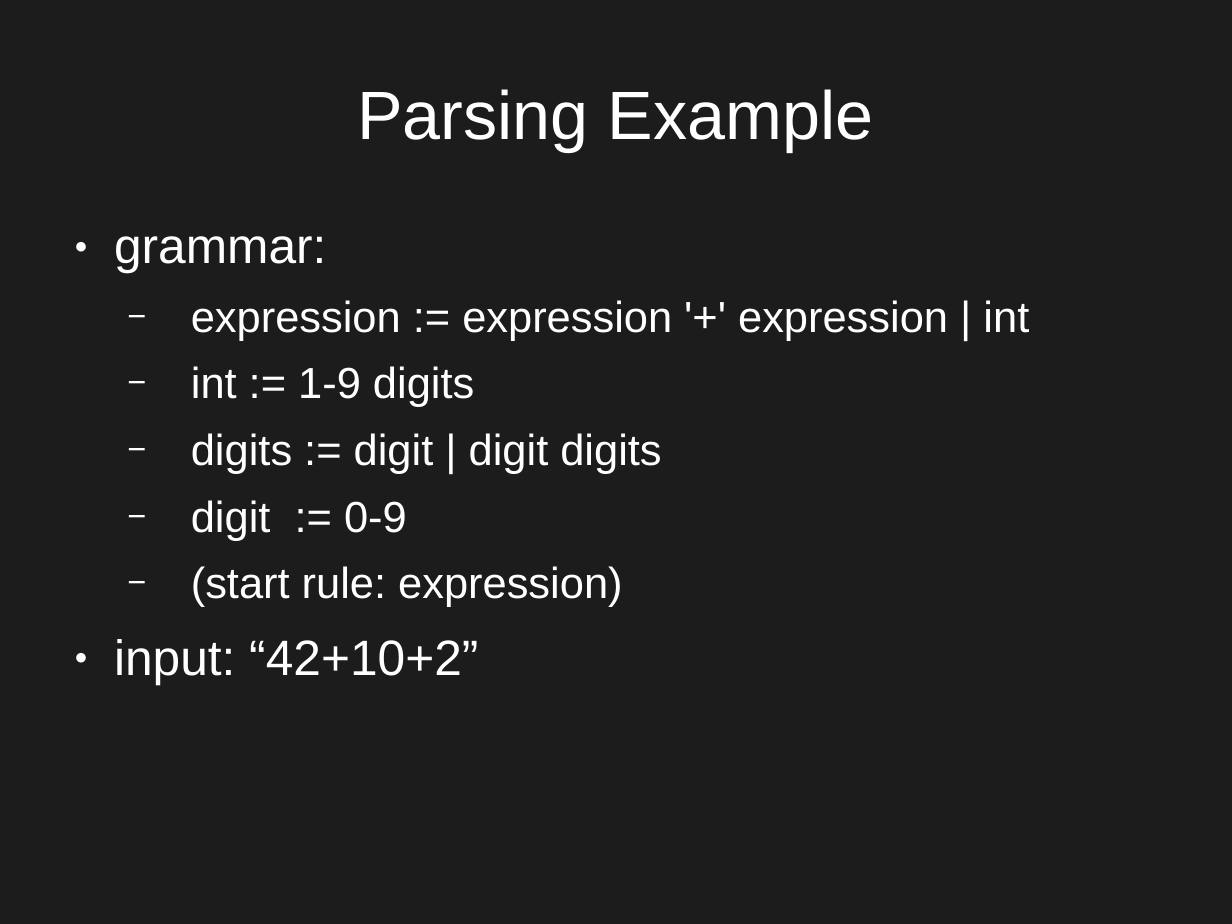
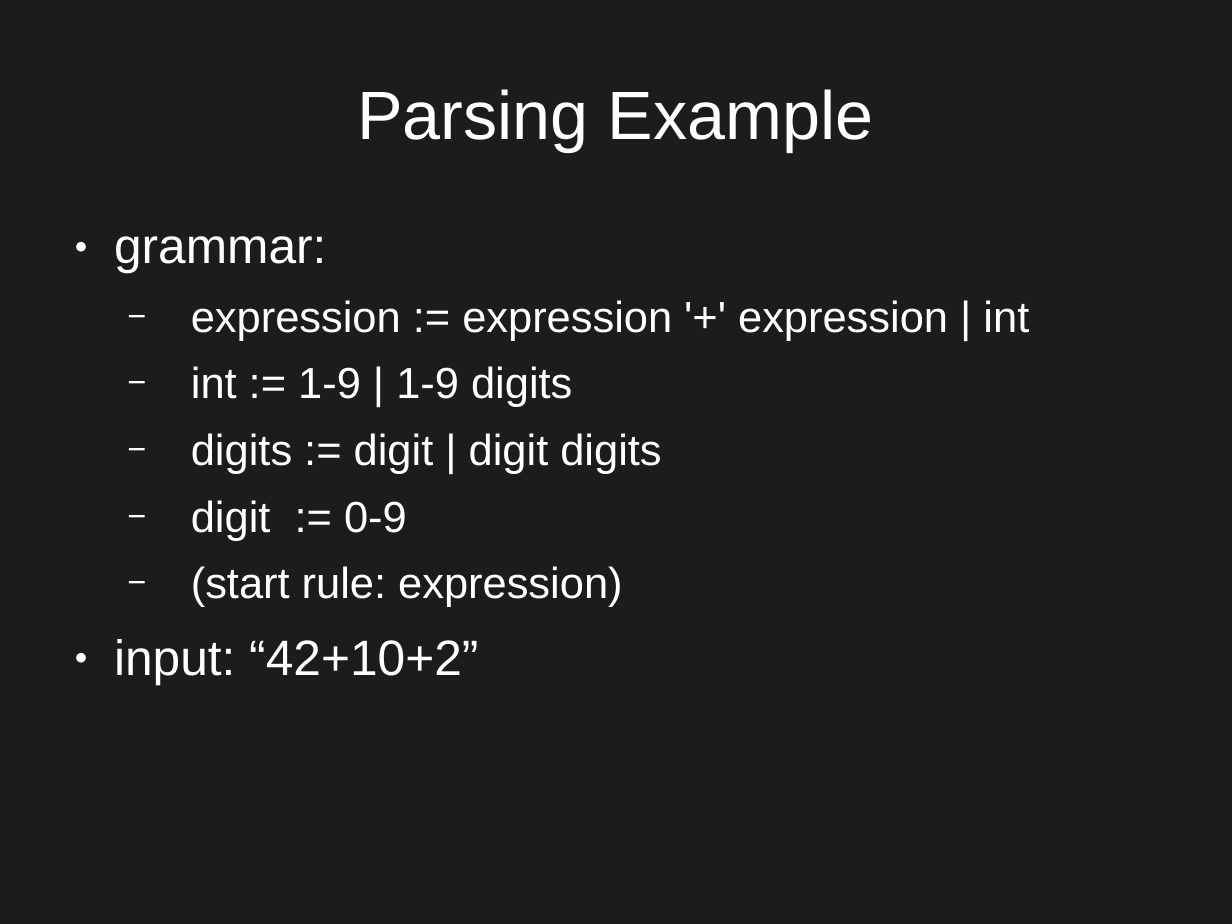
Before and after one commit to Qqwy/cc_pc, a slide deck: slide 8 of presentation2.odp. Drawn at 1232x924 pixels with LibreOffice and Linux fonts; fonts in the diff are those of the drawing. Boxes give left, top, right and bottom in pixels: in the first picture for what was removed or moved away, otherwise in the second. Text is boxed around its words. In the diff, an @@ line names an element or a change of style, - is before the commit and + after.

```diff
--- a/presentation2.odp
+++ b/presentation2.odp
@@ text at <box>191,366,572,407</box>: text changed @@
-  − int := 1-9 digits
+  − int := 1-9 | 1-9 digits
```
Also in this commit, not shown: 7 other slides changed, 1 slide removed, 2 other files.
